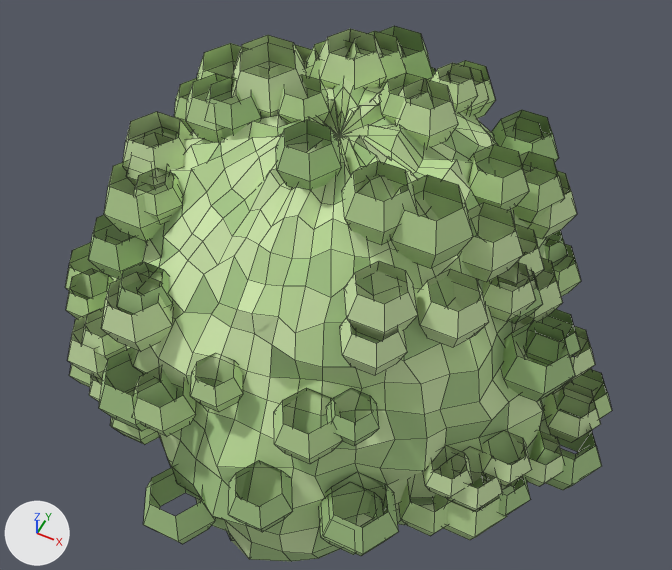
Renders of the OBJ model assets/obj_export/assets/bush_small.obj from each side of a commit.
Before and after are seen from a 50 mm camera at (0.478, -0.967, 1.443) aimed at (0.018, -0.047, 0.292). Arrows for +X, +Y and +Z are at lower left; the lights stay in place. The first picture is the older version. Mesh edges are drawn as thin lines. Where no turn or scale is listed for an object, it has been applied to the vertices. Vertices at exactly the same position are counted once.

The first picture shows 'bush_small'.
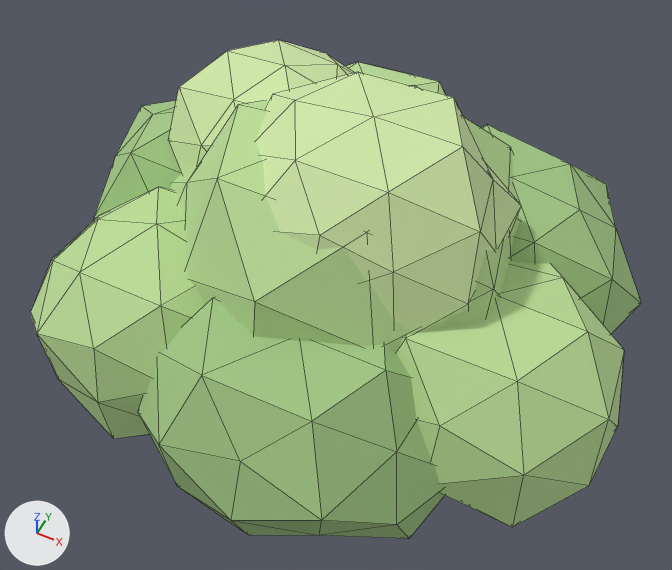
Location of each change, (x1, y1, x2, y2) in pixels of the pictures (672 x 570 px):
'bush_small', reshaped (11% wider, 7% shorter)
    before: (65, 26, 612, 562)
    after: (31, 40, 641, 539)
part 1 of me_bush_small, rebuilt
    before: (103, 74, 572, 562)
    after: (170, 85, 520, 352)
part 2 of me_bush_small, added (green)
    after: (396, 261, 624, 527)
part 3 of me_bush_small, added (green)
    after: (138, 297, 445, 539)
part 4 of me_bush_small, added (green)
    after: (31, 187, 205, 439)
part 5 of me_bush_small, added (green)
    after: (94, 100, 182, 220)
part 6 of me_bush_small, added (green)
    after: (346, 62, 446, 95)
part 7 of me_bush_small, added (green)
    after: (482, 124, 641, 334)
part 8 of me_bush_small, added (green)
    after: (256, 72, 521, 333)
part 9 of me_bush_small, added (green)
    after: (168, 40, 355, 174)
part 10 of me_bush_small, deleted (green)
    before: (65, 26, 612, 556)

Patch to the scene script:
```diff
--- a/assets/obj_export/assets/bush_small.obj.py
+++ b/assets/obj_export/assets/bush_small.obj.py
@@ mat_bark @@
+mat_bark = principled_material('bark')
+mat_bark.base_color = (0.38, 0.3, 0.23)  # beige #a69584
+mat_bark.roughness = 0.89
@@ me_bush_small @@
 # used by ob_bush_small; location = (0.0, 0.0, 0.0)
-me_bush_small.from_pydata(...)  # 3450 vertices, 2616 faces; spans x -0.489..0.509, y -0.482..0.472, z 0.0..0.659
+me_bush_small.from_pydata(...)  # 392 vertices, 744 faces; spans x -0.489..0.509, y -0.482..0.472, z 0.0..0.658
+# me_bush_small part 1: the loose piece of 1250 vertices spanning x -0.416..0.435, y -0.435..0.416, z 0.0..0.6 is rebuilt with 42 vertices and now spans x -0.338..0.318, y -0.321..0.245, z 0.092..0.601, in mat_leaf (green #bcdd97)
+# me_bush_small part 2: a new loose piece of 42 vertices spanning x 0.068..0.509, y -0.313..0.106, z 0.092..0.455, in mat_leaf (green #bcdd97)
+# me_bush_small part 3: a new loose piece of 42 vertices spanning x -0.151..0.332, y -0.482..-0.049, z 0.082..0.449, in mat_leaf_dark (green #a4c886)
+# me_bush_small part 4: a new loose piece of 42 vertices spanning x -0.457..0.019, y -0.404..0.042, z 0.057..0.464, in mat_leaf (green #bcdd97)
+# me_bush_small part 5: a new loose piece of 42 vertices spanning x -0.489..-0.015, y -0.131..0.277, z 0.062..0.482, in mat_leaf_dark (green #a4c886)
+# me_bush_small part 6: a new loose piece of 42 vertices spanning x -0.3..0.181, y 0.009..0.472, z 0.069..0.467, in mat_leaf (green #bcdd97)
+# me_bush_small part 7: a new loose piece of 42 vertices spanning x -0.024..0.48, y -0.058..0.385, z 0.095..0.446, in mat_leaf_dark (green #a4c886)
+# me_bush_small part 8: a new loose piece of 42 vertices spanning x -0.13..0.271, y -0.242..0.143, z 0.314..0.658, in mat_leaf_light (green #d1eaaa)
+# me_bush_small part 9: a new loose piece of 42 vertices spanning x -0.32..0.069, y -0.07..0.252, z 0.31..0.596, in mat_leaf_light (green #d1eaaa)
+# me_bush_small part 10: 110 loose pieces with 1980 vertices, spanning x -0.489..0.509, y -0.482..0.472, z 0.06..0.639, are deleted
+# other edits to the shape of me_bush_small do not show in these pictures
 me_bush_small.materials.append(mat_leaf_light)
@@ me_bush_small @@
 me_bush_small.materials.append(mat_leaf_dark)
+me_bush_small.materials.append(mat_bark)  # beige #a69584
```
